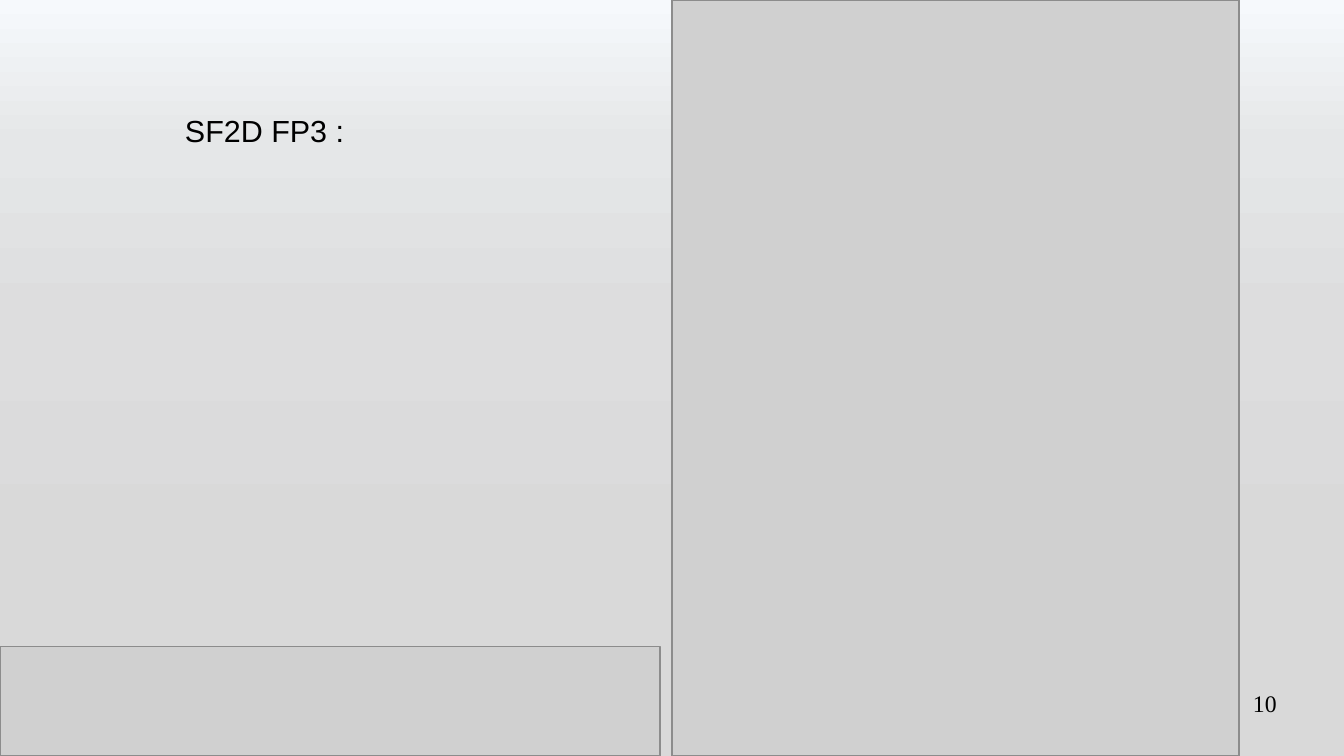
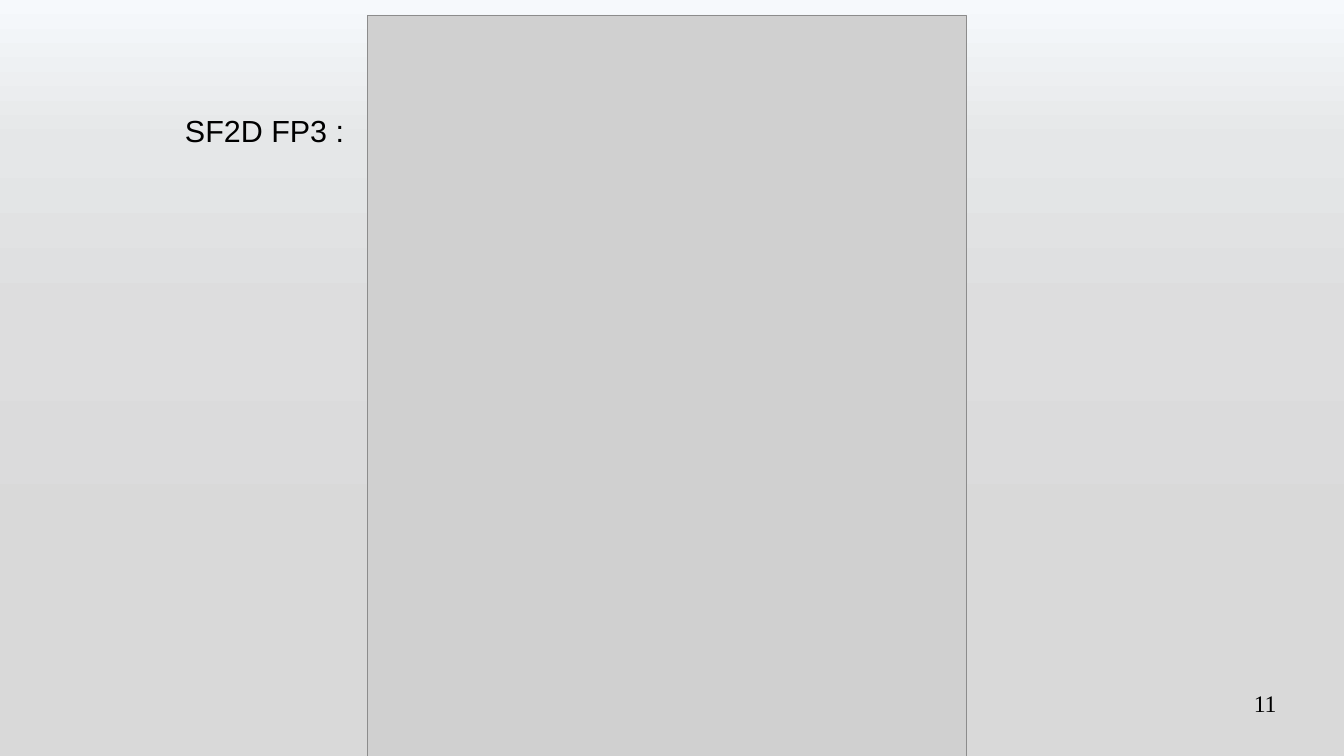
Before and after one commit to romain327/machine-turing, a slide deck: slide 11 of presentation/Presentation Machine de Turing.pptx (slide 10 before the commit). Drawn at 1344x756 pixels with LibreOffice and Linux fonts; fonts in the diff are those of the drawing; grey boxes stand for pictures. Boxes give left, top, right and bottom in pixels: in the first picture for what was removed or moved away, otherwise in the second. Text is boxed around its words. In the diff, an @@ line names an element or a change of style, - is before the commit and + after.

```diff
--- a/presentation/Presentation Machine de Turing.pptx
+++ b/presentation/Presentation Machine de Turing.pptx
@@ picture added at (367, 16, 966, 756) @@
@@ picture removed at (672, 0, 1239, 756) @@
@@ picture removed at (0, 648, 532, 756) @@
@@ picture removed at (0, 646, 660, 756) @@
@@ page number at (1254, 696, 1277, 712): text changed @@
-10
+11
```
Also in this commit, not shown: 12 other slides changed, 6 slides added, 1 slide removed, 12 other files.
